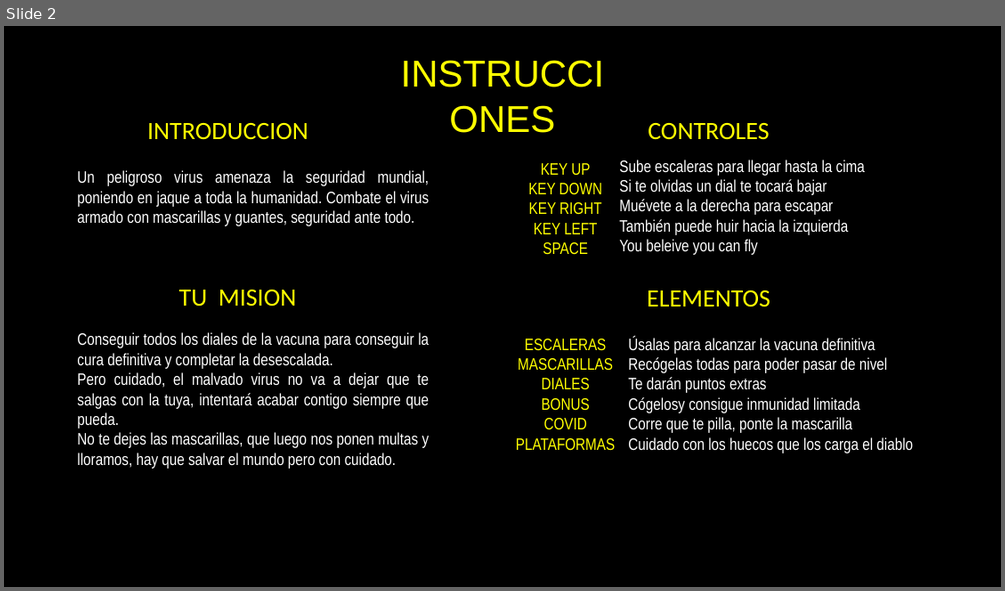
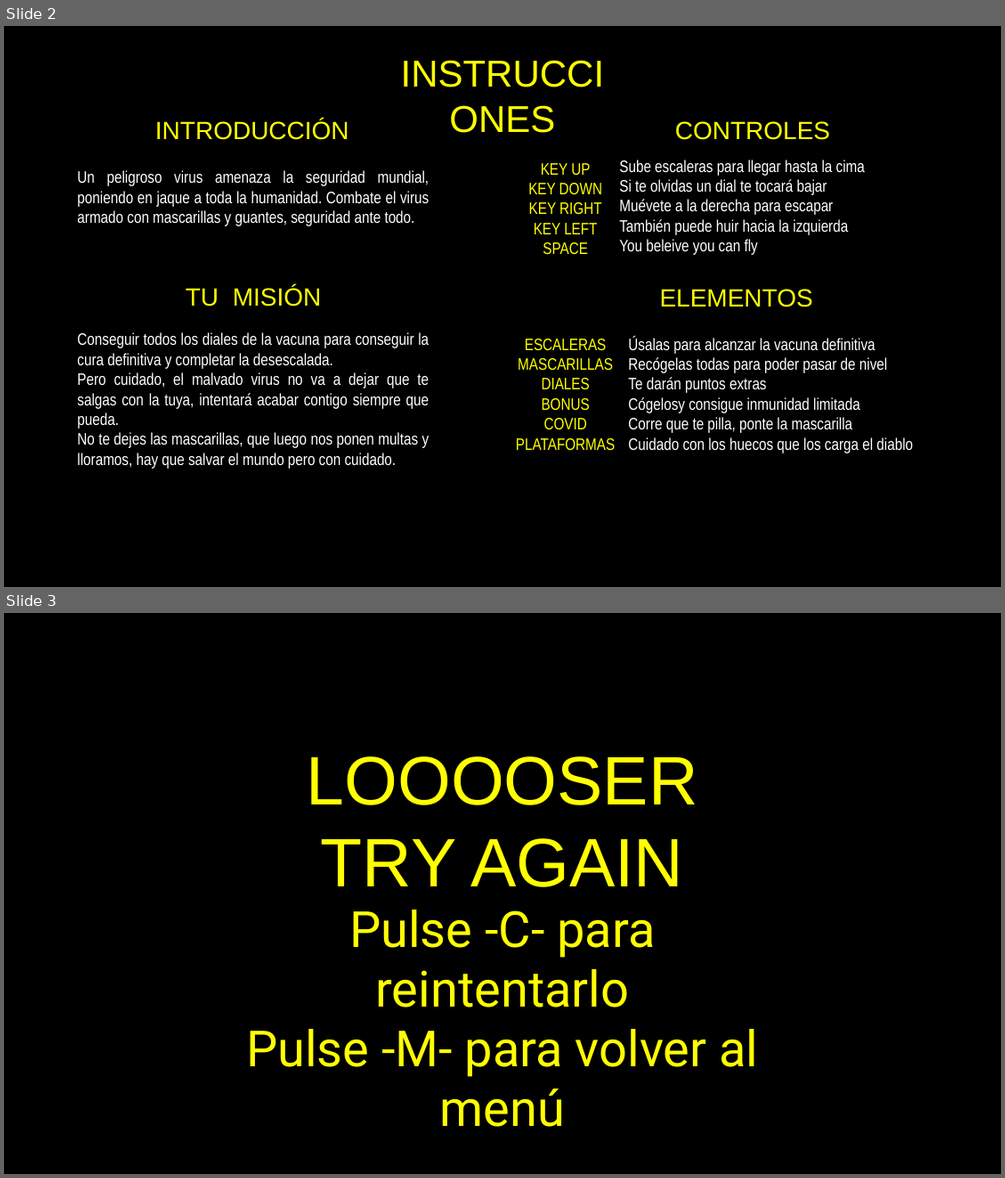
Before and after one commit to 12Diego06Martinez/DONKEY_KONG, a slide deck: DONKEY_KONG/DONKEY_KONG/imagenes/Presentación1.odp. Shown one above the other, each under a label of ours: slide 2 before the commit, slides 2 and 3 after it. The pictures are 1005x591 and 1005x1178 pixels, drawn with LibreOffice and Linux fonts; fonts in the diff are those of the drawing. Boxes give left, top, right and bottom in pixels: in the first picture for what was removed or moved away, otherwise in the second. Text is boxed around its words. In the diff, an @@ line names an element or a change of style, - is before the commit and + after.

```diff
--- a/DONKEY_KONG/DONKEY_KONG/imagenes/Presentación1.odp
+++ b/DONKEY_KONG/DONKEY_KONG/imagenes/Presentación1.odp
@@ slide 3 added at (4,613,1001,1174), background #000000 @@
@@ text added at (307,756,698,887), 66 pt, text #FFFF00 @@
+LOOOOSER
+TRY AGAIN
@@ text added at (246,909,758,1127), 48 pt, text #FFFF00 @@
+Pulse -C- para reintentarlo
+Pulse -M- para volver al menú
@@ slide 2 changed as well @@
@@ text at (155,119,349,140): text changed; font Calibri to Arial @@
-INTRODUCCION
+INTRODUCCIÓN
@@ text "CONTROLES" at (675,121,830,140): font Calibri to Arial; alignment left to centre @@
@@ text at (186,288,321,306): text changed; font Calibri to Arial @@
-TU MISION
+TU MISIÓN
@@ text "ELEMENTOS" at (660,289,813,307): font Calibri to Arial; alignment left to centre @@
```
Also in this commit, not shown: 1 other slide changed, 2 other slides added, 13 other files.
